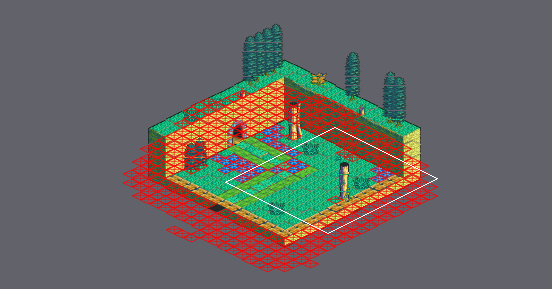
Tiled map -- Final_Fantasy_Mystery_World/Game/assets/maps/Tutorial_Diagonal.tmx. Above: a wide view before the commit, with the close-up outlined.
Close-up. As it was:
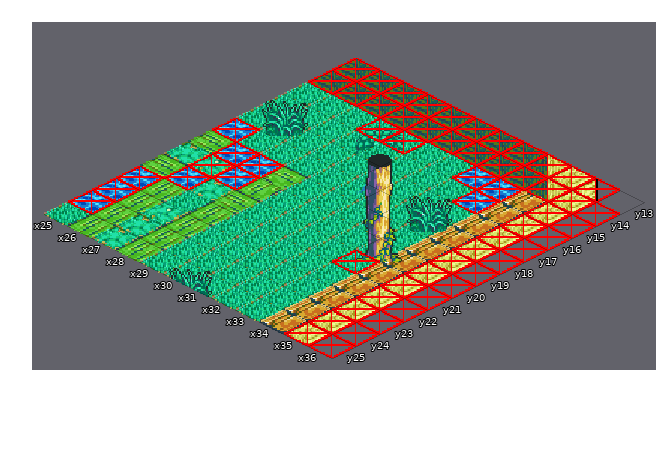
Cells are 32x16 px. Isometric: x runs down to the right, y down to the left. Shown: x 25..36, y 13..25.
New version:
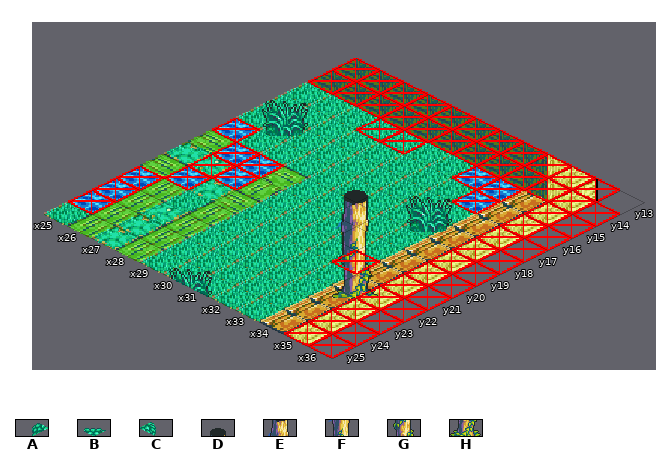
Key: from "tutorial_tileset": A 96, B 97, C 98, D 218, E 242, F 266, G 290, H 314.
_ is an empty cell.
The edit:
{"where": "layer \"Enviorment\""}
{"y":15,"x":28,"old":"BC","new":"__"}
{"y":16,"x":28,"old":"AD","new":"__"}
{"y":17,"x":30,"old":"E","new":"_"}
{"y":18,"x":30,"old":"_F","new":"D_"}
{"y":19,"x":31,"old":"_G","new":"E_"}
{"y":20,"x":32,"old":"_H","new":"F_"}
{"y":21,"x":33,"old":"_","new":"G"}
{"y":22,"x":34,"old":"_","new":"H"}
